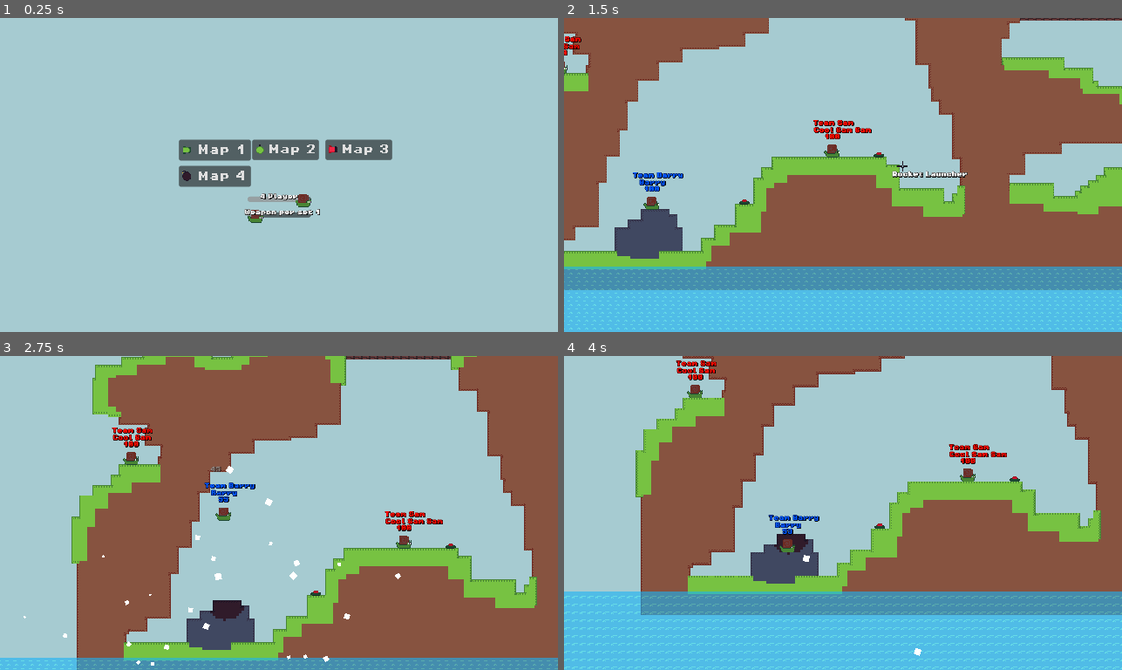
Above: before the commit, frames 1-4 (two rows, left to right).
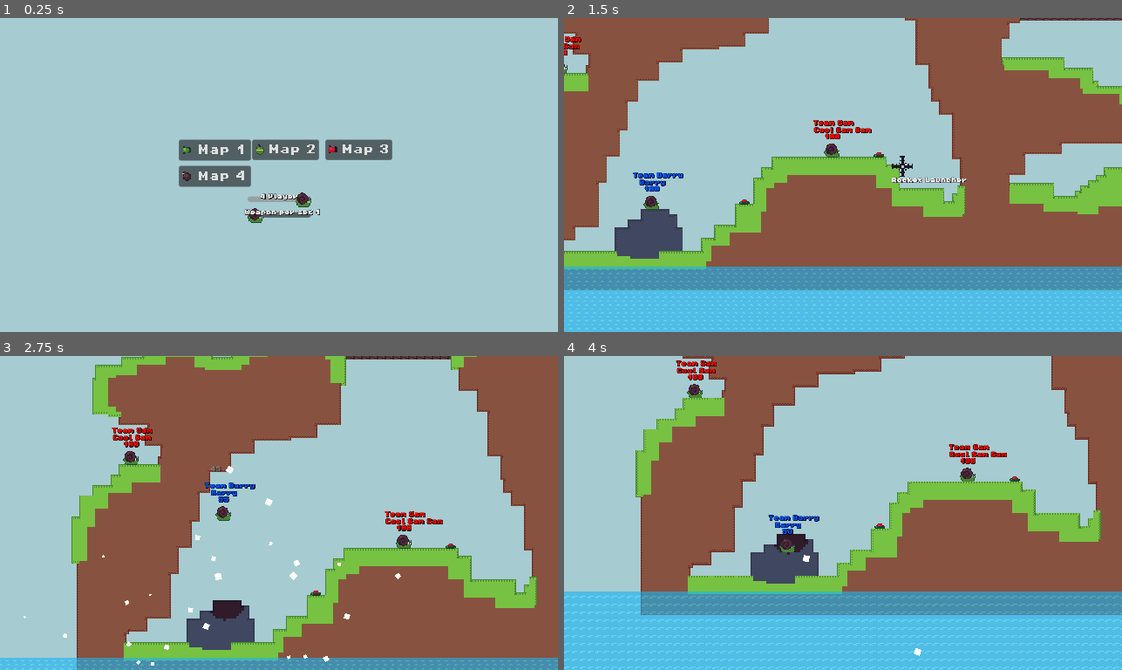
Above: after the commit, the same moments.

Repository: codingbanana21/Snail-Wars
Game: Godot game, scene res://scenes/game.tscn
The game is run twice, just before and just after one commit, with the same random seed, the same clock (stepped at 60 frames per second) and the same inputs.
Inputs (mouse positions are in pixels of both pictures, inside the frame that each line leads up to):
- Up to frame 1 (0.25 s): no input
- Up to frame 2 (1.5 s): click "Map 1" at 0.5 s; tap Enter (skip) at 1.25 s; move the mouse to (870, 175) at 1.27 s; press the mouse at (870, 175) at 1.28 s; hold D (right) from 1.28 s (still down)
- Up to frame 3 (2.75 s): keep holding D (right); tap W (jump) at 1.52, 2.27 s; move the mouse to (251, 513) at 2.02 s; release the mouse at (251, 513) at 2.03 s; tap Mouse wheel down (last_weapon) at 2.1 s
- Up to frame 4 (4 s): move the mouse to (854, 506) at 2.77 s; release D (right) at 2.78 s; hold A (left) 2.78-3.53 s; tap Mouse wheel up (next_weapon) at 2.85 s; move the mouse to (837, 519) at 3.52 s; hold D (right) from 3.53 s (still down); click (837, 519) at 3.6 s; tap W (jump) at 3.77 s

The runs differ from the first frame. In frame 1, 0.2% of the frame differs, in the area x 32-60%, y 40-65%; in frame 2, 0.6%, in the area x 0-73%, y 13-61%; in frame 3, 0.2%; in frame 4, 0.2%.

Commit message:
Change all the art

Diff:
--- a/projectiles/fire.tscn
+++ b/projectiles/fire.tscn
@@ -4,15 +4,15 @@
 [ext_resource type="Texture2D" uid="uid://h8kw05ufxj51" path="res://assets/images/fire.png" id="2_ispoe"]
 
 [sub_resource type="CircleShape2D" id="CircleShape2D_dlca0"]
-radius = 4.0
+radius = 3.0
 
 [node name="Fire" unique_id=791496552 instance=ExtResource("1_6ypq2")]
 damage = 1.0
 size = 3
-knockback = 400
+knockback = 600
 speed = 0.0
-gravity = 30
-projectile_hp = 4
+gravity = 250
+projectile_hp = 5
 timer = 30.0
 not_players = true
 hit_stun_time = 2.0
--- a/projectiles/fragment.tscn
+++ b/projectiles/fragment.tscn
@@ -4,15 +4,15 @@
 [ext_resource type="Texture2D" uid="uid://cdi5eipdsfw53" path="res://assets/images/bomb.png" id="2_h2h75"]
 
 [sub_resource type="CircleShape2D" id="CircleShape2D_h2h75"]
-radius = 6.0
+radius = 4.0
 
 [node name="Fragment" unique_id=791496552 instance=ExtResource("1_1ak3v")]
 scale = Vector2(0.5, 0.5)
-damage = 3.0
+damage = 4.0
 size = 4
 knockback = 200
 speed = 0.0
-projectile_hp = 4
+projectile_hp = 5
 not_players = true
 hit_stun_time = 0.05
 
--- a/projectiles/pumkin_grenade.tscn
+++ b/projectiles/pumkin_grenade.tscn
@@ -7,12 +7,12 @@
 radius = 4.0
 
 [sub_resource type="CircleShape2D" id="CircleShape2D_upu3b"]
-radius = 5.0
+radius = 6.0
 
 [node name="PumkinGrenade" unique_id=791496552 instance=ExtResource("1_upu3b")]
-damage = 2.0
+damage = 3.0
 size = 4
-knockback = 400
+knockback = 600
 projectile_hp = -1
 timer = 5.0
 bounce = true
--- a/projectiles/tnt.tscn
+++ b/projectiles/tnt.tscn
@@ -3,21 +3,22 @@
 [ext_resource type="PackedScene" uid="uid://cubfm8w8o5obj" path="res://projectiles/projectile.tscn" id="1_2ywih"]
 [ext_resource type="Texture2D" uid="uid://b7fgok4ioqjf" path="res://assets/images/tnt.png" id="2_gjjih"]
 
-[sub_resource type="CircleShape2D" id="CircleShape2D_gjjih"]
-radius = 5.0
+[sub_resource type="CapsuleShape2D" id="CapsuleShape2D_7exph"]
+radius = 3.0
+height = 12.0
 
 [node name="TNT" unique_id=791496552 instance=ExtResource("1_2ywih")]
 damage = 75.0
 size = 16
 knockback = 1600
-speed = 12.0
+speed = 10.0
 bounce = true
 
 [node name="Image" parent="." index="0" unique_id=2045045234]
 texture = ExtResource("2_gjjih")
 
 [node name="CollisionShape2D" parent="." index="1" unique_id=679883136]
-shape = SubResource("CircleShape2D_gjjih")
+shape = SubResource("CapsuleShape2D_7exph")
 
 [node name="CollisionShape2D" parent="DetectBox" parent_id_path=PackedInt32Array(289666369) index="0" unique_id=1905896826]
 position = Vector2(0, 0)
--- a/scenes/mouse.tscn
+++ b/scenes/mouse.tscn
@@ -10,13 +10,14 @@
 script = ExtResource("1_ouscy")
 
 [node name="Cross" type="Sprite2D" parent="." unique_id=202798534]
+scale = Vector2(2, 2)
 texture = ExtResource("2_xa71f")
 
 [node name="WeaponLabel" type="Label" parent="." unique_id=1462468472]
-offset_left = -16.0
-offset_top = 8.0
-offset_right = 50.0
-offset_bottom = 31.0
+offset_left = -17.0
+offset_top = 17.0
+offset_right = 49.0
+offset_bottom = 40.0
 scale = Vector2(0.5, 0.5)
 label_settings = ExtResource("3_xa71f")
 horizontal_alignment = 1
Binary file changed: assets/images/arrow.png
Binary file changed: assets/images/bomb.png
Binary file changed: assets/images/cross.png
Binary file changed: assets/images/drill.png
Binary file changed: assets/images/fire.png
Binary file changed: assets/images/grenade.png
Binary file changed: assets/images/land_mine.png
Binary file changed: assets/images/pumkin_grenad.png
Binary file changed: assets/images/rocket.png
Binary file changed: assets/images/snail.png
Binary file changed: assets/images/tnt.png
